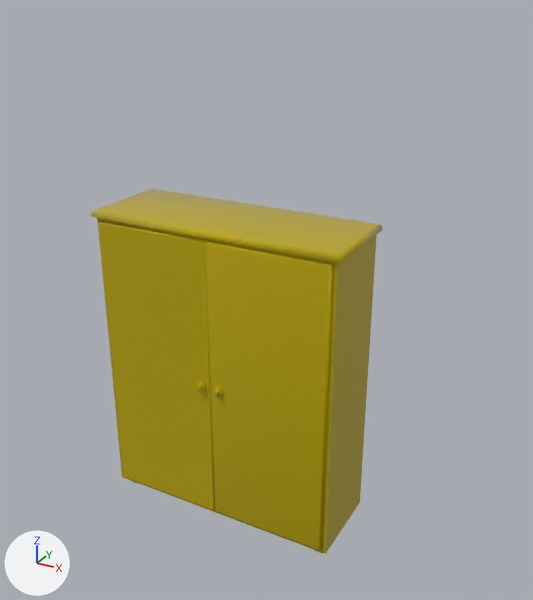
Renders of the FBX model Assets/ART/Meshes/BEDROOM/SM_Wardrobe.fbx from each side of a commit.
One viewpoint serves both versions: a 50 mm lens placed at (2.75, -4.49, 4.18), pointed at (0.38, -0.17, 2.02). Every picture has the same lights, and +X, +Y and +Z are marked at lower left. The first picture is the older version. Where no turn or scale is listed for an object, it has been applied to the vertices.

In view in the first picture: 'SM_Wardrobe', 'SM_Wardrobe_Door_01', 'SM_Wardrobe_Door_02'.
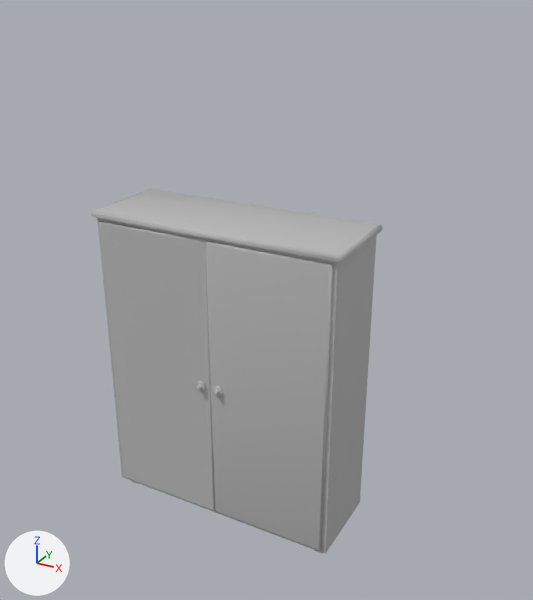
What differs and where, as boxes (x1, y1, x2, y2) in the pictures (533 x 600 px):
'SM_Wardrobe_Door_02', recoloured (yellow to grey)
    both: (206, 241, 333, 551)
'SM_Wardrobe_Door_01', recoloured (yellow to grey)
    both: (99, 221, 215, 511)
part 1 of me_mesh, recoloured (yellow to grey)
    both: (91, 189, 382, 554)

What the commit changed:
Material 'Default' (mat_default) is new.
Its base color is (0.5, 0.5, 0.5) (grey #bcbcbc).
Its roughness is 0.0.
me_mesh_001 has 165 vertices, 146 faces and spans x 0.0..0.97, y -0.42..0.0, z -1.18..2.47.
me_mesh_001 no longer uses material mat_m_wood_painted (yellow #bca700).
me_mesh_001 gains material mat_default (grey #bcbcbc).
me_mesh_002 has 165 vertices, 146 faces and spans x -0.97..0.97, y -0.42..0.0, z -1.18..2.47.
me_mesh_002 no longer uses material mat_m_wood_painted (yellow #bca700).
me_mesh_002 gains material mat_default (grey #bcbcbc).
me_mesh has 180 vertices, 125 faces and spans x -1.03..1.03, y -0.38..0.38, z 0.0..2.55.
me_mesh is used by ob_sm_wardrobe; location (0.0, 0.0, 0.0).
me_mesh no longer uses material mat_m_metal_01 (yellow #a5bc00).
me_mesh part 1: all 65 faces that had it switch from mat_m_wood_painted (yellow #bca700) to mat_default (grey #bcbcbc).
